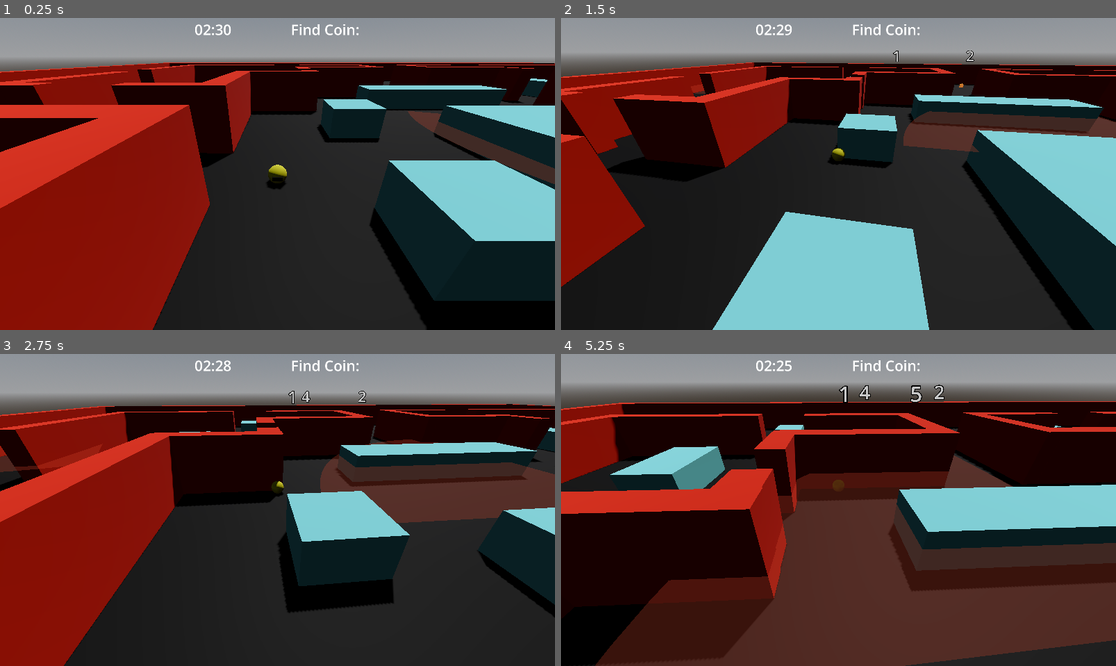
Above: before the commit, frames 1-4 (two rows, left to right).
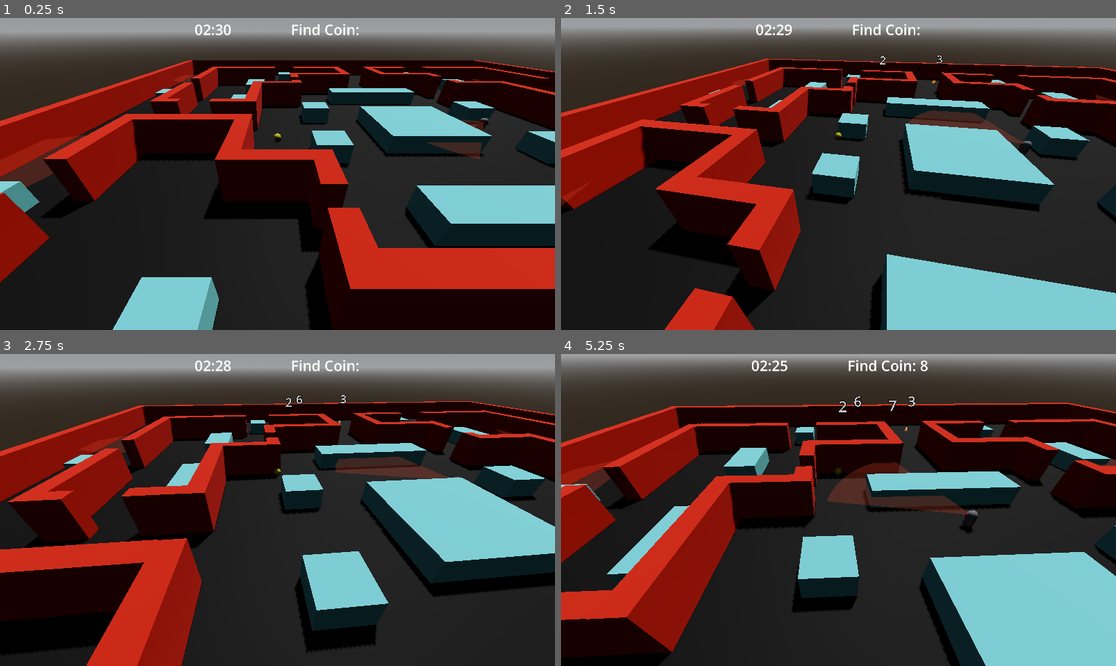
Above: after the commit, the same moments.

Repository: cliff-lilly-jean/pacman-stealth-game
Game: Godot game, scene res://entities/world/world.tscn
Two runs of this game, one before a commit and one after it. Both use one fixed random seed, a clock stepped at 60 frames per second and the inputs below.
Inputs (mouse positions are in pixels of both pictures, inside the frame that each line leads up to):
- Up to frame 1 (0.25 s): no input
- Up to frame 2 (1.5 s): move the mouse to (866, 174) at 0.52 s; hold W (move_forward) from 0.53 s (still down); tap Shift (dash) at 0.6 s; move the mouse to (810, 174) at 1.27 s; tap Ctrl (sprint) at 1.35 s
- Up to frame 3 (2.75 s): keep holding W (move_forward); move the mouse to (288, 503) at 2.02 s; tap Shift (dash) at 2.1 s
- Up to frame 4 (5.25 s): keep holding W (move_forward); move the mouse to (832, 516) at 2.77 s; tap Ctrl (sprint) at 2.85, 4.35 s; move the mouse to (877, 513) at 3.52 s; tap Shift (dash) at 3.6, 5.1 s; move the mouse to (794, 506) at 4.27 s; move the mouse to (844, 510) at 5.02 s

The runs differ from the first frame. In frame 1, 68% of the frame differs, in the area x 0-100%, y 5-100%; in frame 2, 62%; in frame 3, 62%; in frame 4, 80%, in the area x 0-100%, y 1-100%.

Commit message:
updated the layers and the detection areas

Diff:
--- a/components/detection_area/detection_area.gd
+++ b/components/detection_area/detection_area.gd
@@ -1,13 +1,84 @@
 class_name DetectionArea extends Area3D
 
-@export var shape_radius: float
+@export var fov_width: float
+@export var view_distance: float
 @export var shape_height: float = 1
-@export var fov_width: float
 
 @onready var collider = $CollisionShape3D
+@onready var vision_cone: MeshInstance3D = $VisionCone
+@onready var ray_cast: RayCast3D = $RayCast3D
+
+signal target_found(target_position: Vector3)
+
+func _ready():
+	collider.shape.radius = view_distance
+	collider.shape.height = shape_height
+	ray_cast.target_position.z = view_distance
+
+	generate_vision_cone()
 
 
-func _ready():
+func generate_vision_cone() -> void:
+	var cone_mesh = vision_cone.mesh as ImmediateMesh
 
-	collider.shape.radius = shape_radius
-	collider.shape.height = shape_height
+	cone_mesh.clear_surfaces()
+
+	var half_fov = deg_to_rad(fov_width / 2)
+	var segments = 24
+
+	cone_mesh.surface_begin(Mesh.PRIMITIVE_TRIANGLES)
+
+	for i in range(segments):
+		var angle_one = lerp(
+			-half_fov,
+			half_fov,
+			float(i) / segments
+		)
+
+		var angle_two = lerp(
+			-half_fov,
+			half_fov,
+			float(i + 1) / segments
+		)
+
+		cone_mesh.surface_add_vertex(Vector3.ZERO)
+
+		cone_mesh.surface_add_vertex(
+			Vector3(
+				sin(angle_one) * view_distance,
+				0,
+				cos(angle_one) * view_distance
+			)
+		)
+
+		cone_mesh.surface_add_vertex(
+			Vector3(
+				sin(angle_two) * view_distance,
+				0,
+				cos(angle_two) * view_distance
+			)
+		)
+
+	cone_mesh.surface_end()
+
+
+func _on_body_entered(body: Node3D) -> void:
+	if body is Player:
+		var direction = global_position.direction_to(body.global_position)
+
+		var facing = global_transform.basis.tdotz(direction)
+		var fov = cos(deg_to_rad(fov_width / 2))
+
+		if facing < fov:
+			print("Player is outside FOV")
+		else:
+			ray_cast.target_position = ray_cast.to_local(body.global_position)
+			ray_cast.force_raycast_update()
+
+			if ray_cast.is_colliding():
+				var hit = ray_cast.get_collider()
+
+				print("LookDirection hit: ", hit)
+
+				if hit is Player:
+					target_found.emit(body.global_position)
--- a/components/detection_area/detection_area.tscn
+++ b/components/detection_area/detection_area.tscn
@@ -3,8 +3,14 @@
 [ext_resource type="Script" uid="uid://j5cat2c586kc" path="res://components/detection_area/detection_area.gd" id="1_5d6nw"]
 
 [sub_resource type="CylinderShape3D" id="CylinderShape3D_bdkmc"]
-height = 1.0
-radius = 5.0
+
+[sub_resource type="StandardMaterial3D" id="StandardMaterial3D_5d6nw"]
+transparency = 1
+cull_mode = 2
+shading_mode = 0
+albedo_color = Color(1, 0, 0, 0.26666668)
+
+[sub_resource type="ImmediateMesh" id="ImmediateMesh_s3nn2"]
 
 [node name="DetectionArea" type="Area3D" unique_id=527819160]
 script = ExtResource("1_5d6nw")
@@ -12,3 +18,13 @@
 
 [node name="CollisionShape3D" type="CollisionShape3D" parent="." unique_id=124149414]
 shape = SubResource("CylinderShape3D_bdkmc")
+
+[node name="VisionCone" type="MeshInstance3D" parent="." unique_id=1661679607]
+transform = Transform3D(1, 0, 0, 0, 1, 0, 0, 0, 1, 0, 1, 0)
+material_override = SubResource("StandardMaterial3D_5d6nw")
+mesh = SubResource("ImmediateMesh_s3nn2")
+
+[node name="RayCast3D" type="RayCast3D" parent="." unique_id=1347617513]
+target_position = Vector3(0, 0, 0)
+
+[connection signal="body_entered" from="." to="." method="_on_body_entered"]
--- a/entities/Levels/level_01.tscn
+++ b/entities/Levels/level_01.tscn
@@ -445,159 +445,159 @@
 [node name="CSGBox3D" type="CSGBox3D" parent="Obstacles" index="0" unique_id=760734828]
 transform = Transform3D(1, 0, 0, 0, 1, 0, 0, 0, 1, 0, 0, -0.93930894)
 use_collision = true
-collision_layer = 2
-collision_mask = 15
+collision_layer = 16
+collision_mask = 47
 material = SubResource("StandardMaterial3D_mv8lg")
 
 [node name="CSGBox3D2" type="CSGBox3D" parent="Obstacles" index="1" unique_id=991244849]
 transform = Transform3D(1, 0, 0, 0, 1, 0, 0, 0, 1, 0.0013427734, 0, -2.4016848)
 use_collision = true
-collision_layer = 2
-collision_mask = 15
+collision_layer = 16
+collision_mask = 47
 size = Vector3(1.4338379, 1, 0.33447266)
 material = SubResource("StandardMaterial3D_mv8lg")
 
 [node name="CSGBox3D3" type="CSGBox3D" parent="Obstacles" index="2" unique_id=1747556753]
 transform = Transform3D(1, 0, 0, 0, 1, 0, 0, 0, 1, 0.0013427734, 0, 0.53571296)
 use_collision = true
-collision_layer = 2
-collision_mask = 15
+collision_layer = 16
+collision_mask = 47
 size = Vector3(1.4338379, 1, 0.33447266)
 material = SubResource("StandardMaterial3D_mv8lg")
 
 [node name="CSGBox3D4" type="CSGBox3D" parent="Obstacles" index="3" unique_id=916013983]
 transform = Transform3D(1, 0, 0, 0, 1, 0, 0, 0, 1, -1.1294286, 0, -0.40113306)
 use_collision = true
-collision_layer = 2
-collision_mask = 15
+collision_layer = 16
+collision_mask = 47
 size = Vector3(0.34527588, 1, 0.33447266)
 material = SubResource("StandardMaterial3D_mv8lg")
 
 [node name="CSGBox3D5" type="CSGBox3D" parent="Obstacles" index="4" unique_id=1954975564]
 transform = Transform3D(1, 0, 0, 0, 1, 0, 0, 0, 1, -1.1294286, 0, -1.4933504)
 use_collision = true
-collision_layer = 2
-collision_mask = 15
+collision_layer = 16
+collision_mask = 47
 size = Vector3(0.34527588, 1, 0.33447266)
 material = SubResource("StandardMaterial3D_mv8lg")
 
 [node name="CSGBox3D6" type="CSGBox3D" parent="Obstacles" index="5" unique_id=1925128542]
 transform = Transform3D(1, 0, 0, 0, 1, 0, 0, 0, 1, 1.1472859, 0, -1.4992212)
 use_collision = true
-collision_layer = 2
-collision_mask = 15
+collision_layer = 16
+collision_mask = 47
 size = Vector3(0.34527588, 1, 0.33447266)
 material = SubResource("StandardMaterial3D_mv8lg")
 
 [node name="CSGBox3D7" type="CSGBox3D" parent="Obstacles" index="6" unique_id=1927140988]
 transform = Transform3D(1, 0, 0, 0, 1, 0, 0, 0, 1, 1.1472859, 0, -0.39385068)
 use_collision = true
-collision_layer = 2
-collision_mask = 15
+collision_layer = 16
+collision_mask = 47
 size = Vector3(0.34527588, 1, 0.33447266)
 material = SubResource("StandardMaterial3D_mv8lg")
 
 [node name="CSGBox3D8" type="CSGBox3D" parent="Obstacles" index="7" unique_id=1589426799]
 transform = Transform3D(1, 0, 0, 0, 1, 0, 0, 0, 1, 2.1407475, 0, -3.1175833)
 use_collision = true
-collision_layer = 2
-collision_mask = 15
+collision_layer = 16
+collision_mask = 47
 size = Vector3(0.34527588, 1, 0.5841675)
 material = SubResource("StandardMaterial3D_mv8lg")
 
 [node name="CSGBox3D9" type="CSGBox3D" parent="Obstacles" index="8" unique_id=399689593]
 transform = Transform3D(1, 0, 0, 0, 1, 0, 0, 0, 1, -2.128789, 0, -3.1175833)
 use_collision = true
-collision_layer = 2
-collision_mask = 15
+collision_layer = 16
+collision_mask = 47
 size = Vector3(0.34527588, 1, 0.5841675)
 material = SubResource("StandardMaterial3D_mv8lg")
 
 [node name="CSGBox3D10" type="CSGBox3D" parent="Obstacles" index="9" unique_id=157504705]
 transform = Transform3D(1, 0, 0, 0, 1, 0, 0, 0, 1, -2.2276738, 0, -1.7415617)
 use_collision = true
-collision_layer = 2
-collision_mask = 15
+collision_layer = 16
+collision_mask = 47
 size = Vector3(0.34527588, 1, 0.6622009)
 material = SubResource("StandardMaterial3D_mv8lg")
 
 [node name="CSGBox3D11" type="CSGBox3D" parent="Obstacles" index="10" unique_id=1039045232]
 transform = Transform3D(1, 0, 0, 0, 1, 0, 0, 0, 1, -3.6237621, 0, -2.346356)
 use_collision = true
-collision_layer = 2
-collision_mask = 15
+collision_layer = 16
+collision_mask = 47
 size = Vector3(0.299469, 1, 0.29061127)
 material = SubResource("StandardMaterial3D_mv8lg")
 
 [node name="CSGBox3D12" type="CSGBox3D" parent="Obstacles" index="11" unique_id=1636129501]
 transform = Transform3D(1, 0, 0, 0, 1, 0, 0, 0, 1, -3.6237621, 0, 0.46352768)
 use_collision = true
-collision_layer = 2
-collision_mask = 15
+collision_layer = 16
+collision_mask = 47
 size = Vector3(0.299469, 1, 0.29061127)
 material = SubResource("StandardMaterial3D_mv8lg")
 
 [node name="CSGBox3D13" type="CSGBox3D" parent="Obstacles" index="12" unique_id=803218838]
 transform = Transform3D(1, 0, 0, 0, 1, 0, 0, 0, 1, -2.099154, 0, 1.2327416)
 use_collision = true
-collision_layer = 2
-collision_mask = 15
+collision_layer = 16
+collision_mask = 47
 size = Vector3(0.299469, 1, 0.46333885)
 material = SubResource("StandardMaterial3D_mv8lg")
 
 [node name="CSGBox3D14" type="CSGBox3D" parent="Obstacles" index="13" unique_id=953402365]
 transform = Transform3D(1, 0, 0, 0, 1, 0, 0, 0, 1, -1.5875934, 0, 2.2556808)
 use_collision = true
-collision_layer = 2
-collision_mask = 15
+collision_layer = 16
+collision_mask = 47
 size = Vector3(0.3084259, 1, 0.3026023)
 material = SubResource("StandardMaterial3D_mv8lg")
 
 [node name="CSGBox3D15" type="CSGBox3D" parent="Obstacles" index="14" unique_id=1718099188]
 transform = Transform3D(1, 0, 0, 0, 1, 0, 0, 0, 1, 1.5049862, 0, 2.2556808)
 use_collision = true
-collision_layer = 2
-collision_mask = 15
+collision_layer = 16
+collision_mask = 47
 size = Vector3(0.3084259, 1, 0.3026023)
 material = SubResource("StandardMaterial3D_mv8lg")
 
 [node name="CSGBox3D16" type="CSGBox3D" parent="Obstacles" index="15" unique_id=1888779906]
 transform = Transform3D(1, 0, 0, 0, 1, 0, 0, 0, 1, 2.1120648, 0, 1.2368433)
 use_collision = true
-collision_layer = 2
-collision_mask = 15
+collision_layer = 16
+collision_mask = 47
 size = Vector3(0.281044, 1, 0.46725214)
 material = SubResource("StandardMaterial3D_mv8lg")
 
 [node name="CSGBox3D17" type="CSGBox3D" parent="Obstacles" index="16" unique_id=1424424179]
 transform = Transform3D(1, 0, 0, 0, 1, 0, 0, 0, 1, 3.6073906, 0, 0.4941669)
 use_collision = true
-collision_layer = 2
-collision_mask = 15
+collision_layer = 16
+collision_mask = 47
 size = Vector3(0.29181862, 1, 0.30187163)
 material = SubResource("StandardMaterial3D_mv8lg")
 
 [node name="CSGBox3D18" type="CSGBox3D" parent="Obstacles" index="17" unique_id=762641450]
 transform = Transform3D(1, 0, 0, 0, 1, 0, 0, 0, 1, 3.6073906, 0, -2.34519)
 use_collision = true
-collision_layer = 2
-collision_mask = 15
+collision_layer = 16
+collision_mask = 47
 size = Vector3(0.29181862, 1, 0.30187163)
 material = SubResource("StandardMaterial3D_mv8lg")
 
 [node name="CSGBox3D19" type="CSGBox3D" parent="Obstacles" index="18" unique_id=1751857628]
 transform = Transform3D(1, 0, 0, 0, 1, 0, 0, 0, 1, 1.5487884, 0, -4.226181)
 use_collision = true
-collision_layer = 2
-collision_mask = 15
+collision_layer = 16
+collision_mask = 47
 size = Vector3(0.29181862, 1, 0.30187163)
 material = SubResource("StandardMaterial3D_mv8lg")
 
 [node name="CSGBox3D20" type="CSGBox3D" parent="Obstacles" index="19" unique_id=1369094921]
 transform = Transform3D(1, 0, 0, 0, 1, 0, 0, 0, 1, -1.5017656, 0, -4.226181)
 use_collision = true
-collision_layer = 2
-collision_mask = 15
+collision_layer = 16
+collision_mask = 47
 size = Vector3(0.29181862, 1, 0.30187163)
 material = SubResource("StandardMaterial3D_mv8lg")
 
--- a/entities/camera_controller/camera_controller.gd
+++ b/entities/camera_controller/camera_controller.gd
@@ -1,6 +1,6 @@
 class_name CameraController extends SpringArm3D
 
-const max_look_down_angle: float = deg_to_rad(-15)
+const max_look_down_angle: float = deg_to_rad(-20)
 const max_look_up_angle: float = deg_to_rad(-40)
 
 @export var mouse_sensitivity: float
--- a/entities/coins/gold_coin/gold_coin.tscn
+++ b/entities/coins/gold_coin/gold_coin.tscn
@@ -7,6 +7,7 @@
 viewport_path = NodePath("SubViewport")
 
 [node name="GoldCoin" unique_id=1459063820 node_paths=PackedStringArray("mesh") instance=ExtResource("1_endsn")]
+collision_mask = 27
 mesh = NodePath("MeshInstance3D")
 
 [node name="MeshInstance3D" type="MeshInstance3D" parent="." index="0" unique_id=1217363676]
--- a/entities/enemies/ghosts/ghost.gd
+++ b/entities/enemies/ghosts/ghost.gd
@@ -3,13 +3,11 @@
 @export var speed: float
 @export var patrol_distance_length: float
 @export var look_rotation_speed: float
-@export var view_distance: float
+@onready var body: MeshInstance3D = $Body
 
 @onready var navigation_agent: NavigationAgent3D = $NavigationAgent3D
-@onready var look_direction: RayCast3D = $LookDirection
 @onready var detection_area: DetectionArea = $DetectionArea
-@onready var body: MeshInstance3D = $Body
-@onready var vision_cone: MeshInstance3D = $VisionCone
+
 
 ## Patrol Variables
 var start_patrol_locaton: Vector3
@@ -24,14 +22,6 @@
 ## Move toward he next position
 
 func _ready() -> void:
-
-	look_direction.target_position.z = view_distance
-	detection_area.collider.shape.radius = view_distance
-	detection_area.body_entered.connect(_on_body_entered)
-
-	## Generate the vision cone
-	generate_vision_cone()
-
 
 	set_navigation_route()
 
@@ -69,8 +59,6 @@
 func investigate() -> void:
 	pass
 	## The player enters the detection area, inside the fov
-	if detection_area.body_entered:
-		print("Hey")
 	## If the player is visible and not obstructed by an obstacle, change the navigation target position to the player's last known position and travel to it
 	## If the player is visible and obstructed, continue on with the regular navigation route
 
@@ -84,7 +72,11 @@
 		look_rotation_speed * delta
 	)
 
-func _on_body_entered(body: Node3D) -> void:
+func _on_look_direction_target_found(target_position: Vector3) -> void:
+	print("Found the target ", target_position)
+
+
+func _on_detection_area_body_entered(body: Node3D) -> void:
 	if body is Player:
 		## Gets the position of the player
 		var direction = global_position.direction_to(body.global_position)
@@ -97,46 +89,3 @@
 			print("coming from behind, I cant see you")
 		else:
 			print("Coming from the front, I see you!")
-
-func generate_vision_cone() -> void:
-	var cone_mesh = vision_cone.mesh as ImmediateMesh
-
-	cone_mesh.clear_surfaces()
-
-	var half_fov = deg_to_rad(detection_area.fov_width / 2)
-	var segments = 24
-
-	cone_mesh.surface_begin(Mesh.PRIMITIVE_TRIANGLES)
-
-	for i in range(segments):
-		var angle_one = lerp(
-			-half_fov,
-			half_fov,
-			float(i) / segments
-		)
-
-		var angle_two = lerp(
-			-half_fov,
-			half_fov,
-			float(i + 1) / segments
-		)
-
-		cone_mesh.surface_add_vertex(Vector3.ZERO)
-
-		cone_mesh.surface_add_vertex(
-			Vector3(
-				sin(angle_one) * view_distance,
-				0,
-				cos(angle_one) * view_distance
-			)
-		)
-
-		cone_mesh.surface_add_vertex(
-			Vector3(
-				sin(angle_two) * view_distance,
-				0,
-				cos(angle_two) * view_distance
-			)
-		)
-
-	cone_mesh.surface_end()
--- a/entities/enemies/ghosts/ghost.tscn
+++ b/entities/enemies/ghosts/ghost.tscn
@@ -13,18 +13,13 @@
 
 [sub_resource type="CapsuleShape3D" id="CapsuleShape3D_eboi6"]
 
-[sub_resource type="StandardMaterial3D" id="StandardMaterial3D_1oodk"]
-transparency = 1
-cull_mode = 2
-shading_mode = 0
-albedo_color = Color(1, 0, 0, 0.26666668)
-
-[sub_resource type="ImmediateMesh" id="ImmediateMesh_723dw"]
-
 [node name="Ghost" type="CharacterBody3D" unique_id=2008997342]
+collision_layer = 32
+collision_mask = 31
 script = ExtResource("1_e0x04")
 speed = 3.0
-view_distance = 20.0
+patrol_distance_length = 10.0
+look_rotation_speed = 40.0
 
 [node name="NavigationAgent3D" type="NavigationAgent3D" parent="." unique_id=1047362907]
 avoidance_enabled = true
@@ -42,16 +37,8 @@
 transform = Transform3D(1, 0, 0, 0, 1, 0, 0, 0, 1, 0, 0.5, 0)
 shape = SubResource("CapsuleShape3D_eboi6")
 
-[node name="LookDirection" type="RayCast3D" parent="." unique_id=788180718]
-transform = Transform3D(1, 0, 0, 0, 1, 0, 0, 0, 1, 0, 1, 0)
-target_position = Vector3(0, 0, 5)
-debug_shape_custom_color = Color(1, 0, 0, 1)
-debug_shape_thickness = 5
+[node name="DetectionArea" parent="." unique_id=527819160 instance=ExtResource("2_723dw")]
+fov_width = 60.0
+view_distance = 15.0
 
-[node name="DetectionArea" parent="." unique_id=527819160 instance=ExtResource("2_723dw")]
-fov_width = 90.0
-
-[node name="VisionCone" type="MeshInstance3D" parent="." unique_id=1998482982]
-transform = Transform3D(1, 0, 0, 0, 1, 0, 0, 0, 1, 0, 1, 0)
-material_override = SubResource("StandardMaterial3D_1oodk")
-mesh = SubResource("ImmediateMesh_723dw")
+[connection signal="body_entered" from="DetectionArea" to="." method="_on_detection_area_body_entered"]
--- a/entities/managers/coin_manager.gd
+++ b/entities/managers/coin_manager.gd
@@ -61,8 +61,7 @@
 	query.collide_with_areas = true
 
 	## Check layers 1,2,3.
-	## Ignore on layers 4.
-	query.collision_mask = (1 << 0) | (1 << 1) | (1 << 2)
+	query.collision_mask = (1 << 0) | (1 << 1) | (1 << 2) | (1 << 4)
 
 	var collisions: Array[Dictionary] = space_state.intersect_shape(query, 1)
 
--- a/entities/player/player.tscn
+++ b/entities/player/player.tscn
@@ -20,7 +20,7 @@
 albedo_color = Color(0, 0, 0, 1)
 
 [node name="Player" type="CharacterBody3D" unique_id=573448500 node_paths=PackedStringArray("mesh")]
-collision_mask = 6
+collision_mask = 30
 script = ExtResource("1_8afob")
 move_speed = 10.0
 acceleration = 35.0
@@ -55,7 +55,8 @@
 
 [node name="CameraController" parent="." unique_id=1568162990 node_paths=PackedStringArray("entity") instance=ExtResource("2_5gtgg")]
 transform = Transform3D(1, 0, 0, 0, 1, 0, 0, 0, 1, 0, 3, 0)
-length = 8.0
+length = 15.0
+smoothing = 8.0
 entity = NodePath("..")
 
 [node name="SFX" type="Node" parent="." unique_id=1088043327]
--- a/entities/world/world.tscn
+++ b/entities/world/world.tscn
@@ -66,7 +66,6 @@
 [node name="Player" parent="." unique_id=573448500 instance=ExtResource("1_dphjl")]
 unique_name_in_owner = true
 transform = Transform3D(1, 0, 0, 0, 1, 0, 0, 0, 1, -20, 1.1249998, 5)
-collision_mask = 14
 gravity = 250.0
 
 [node name="UI" type="Node" parent="." unique_id=1292583648]
@@ -112,8 +111,6 @@
 
 [node name="Ghost4" parent="Ghosts" unique_id=1061240303 instance=ExtResource("10_e7bg0")]
 transform = Transform3D(-1, 0, 8.742278e-08, 0, 1, 0, -8.742278e-08, 0, -1, 32, 0.99999994, -20)
-patrol_distance_length = 30.0
-look_rotation_speed = 3.0
 
 [node name="Ghost5" parent="Ghosts" unique_id=1476873466 instance=ExtResource("10_e7bg0")]
 transform = Transform3D(-4.371139e-08, 0, -1, 0, 1, 0, 1, 0, -4.371139e-08, 32, 0.99999994, 20)
--- a/project.godot
+++ b/project.godot
@@ -110,6 +110,8 @@
 3d_physics/layer_2="World"
 3d_physics/layer_3="Collectables"
 3d_physics/layer_4="Ground"
+3d_physics/layer_5="Obstacles"
+3d_physics/layer_6="Enemies"
 
 [physics]
 
